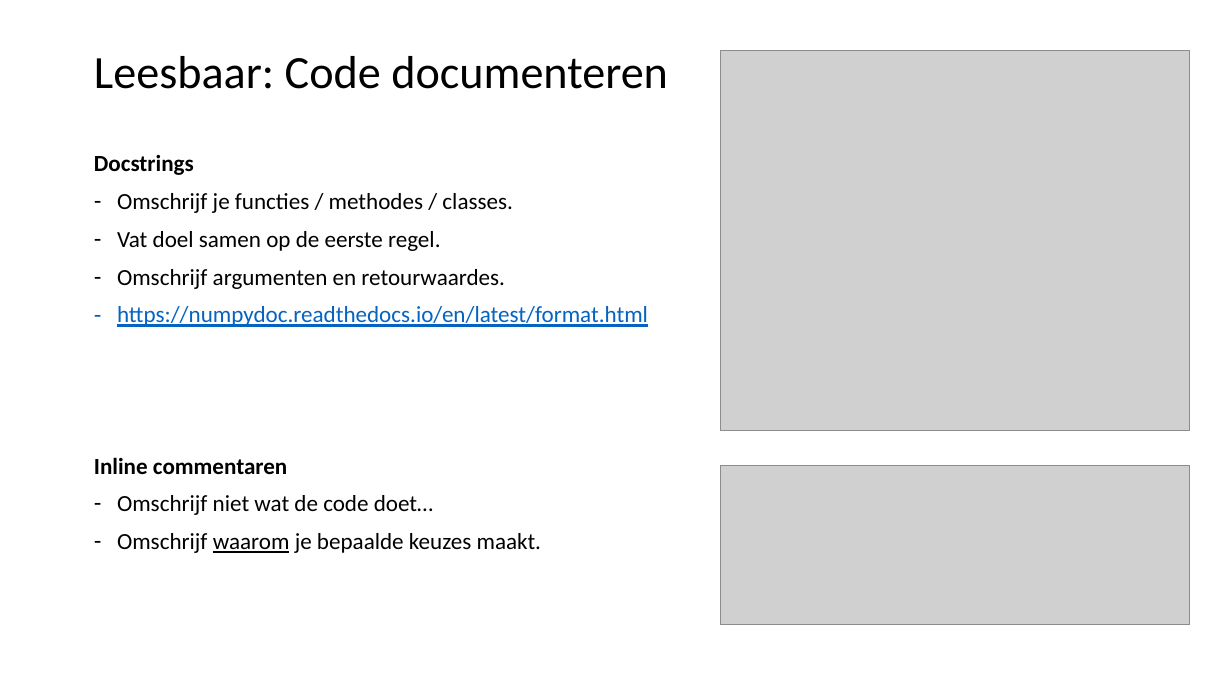
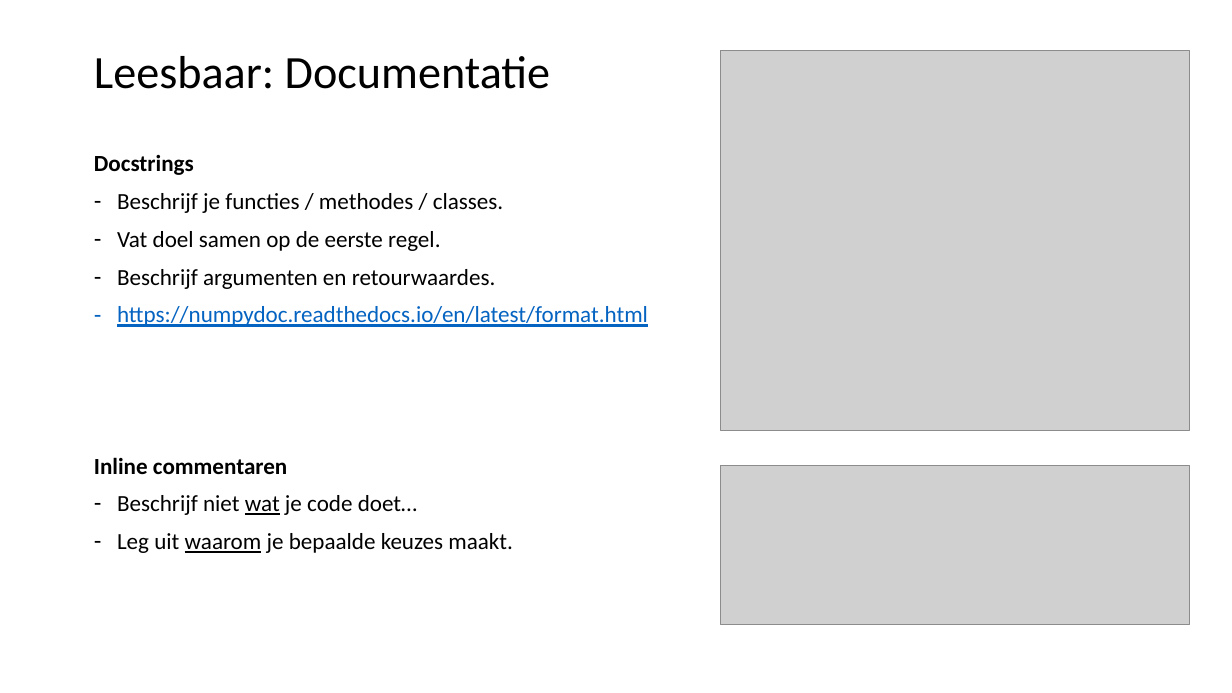
Before and after one commit to LFKoning/knowledge-sharing, a slide deck: slide 7 of python_course/2_production_code/python_cursus_2.pptx. Drawn at 1232x693 pixels with LibreOffice and Linux fonts; fonts in the diff are those of the drawing; grey boxes stand for pictures. Boxes give left, top, right and bottom in pixels: in the first picture for what was removed or moved away, otherwise in the second. Text is boxed around its words. In the diff, an @@ line names an element or a change of style, - is before the commit and + after.

```diff
--- a/python_course/2_production_code/python_cursus_2.pptx
+++ b/python_course/2_production_code/python_cursus_2.pptx
@@ title at (94, 56, 551, 89): text changed @@
-Leesbaar: Code documenteren
+Leesbaar: Documentatie
@@ text at (117, 193, 504, 213): text changed @@
-– Omschrijf je functies / methodes / classes.
+– Beschrijf je functies / methodes / classes.
@@ text at (117, 269, 496, 289): text changed @@
-– Omschrijf argumenten en retourwaardes.
+– Beschrijf argumenten en retourwaardes.
@@ text at (117, 495, 512, 553): text changed @@
-– Omschrijf niet wat de code doet…
-– Omschrijf waarom je bepaalde keuzes maakt.
+– Beschrijf niet wat je code doet…
+– Leg uit waarom je bepaalde keuzes maakt.
```
Also in this commit, not shown: 12 other slides changed, 3 slides added, 2 slides removed.
